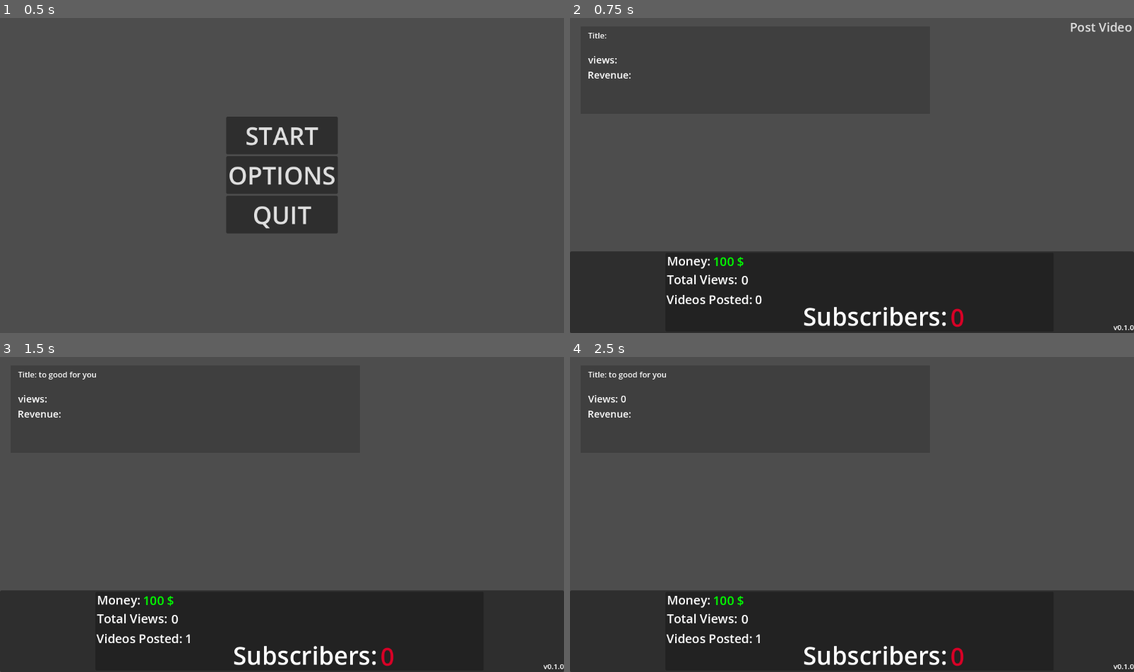
Above: before the commit, frames 1-4 (two rows, left to right).
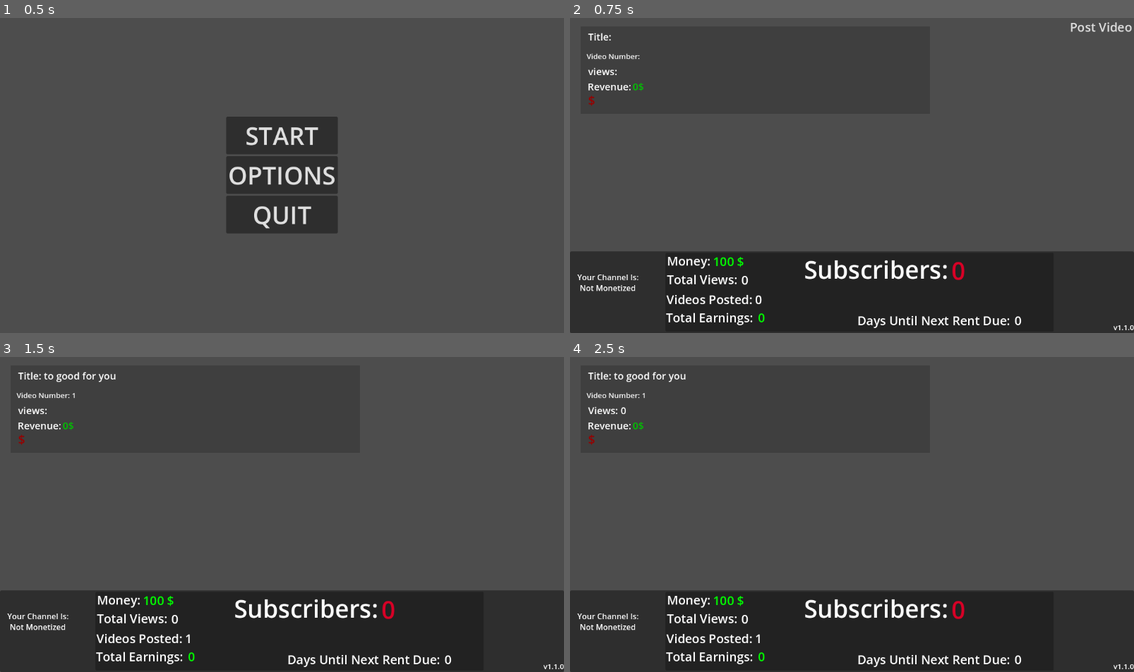
Above: after the commit, the same moments.

Repository: SanderCBraathen/youtube_game
Game: Godot game, scene res://main_menu.tscn
The game is run twice, just before and just after one commit, with the same random seed, the same clock (stepped at 60 frames per second) and the same inputs.
Inputs:
- Up to frame 1 (0.5 s): no input
- Up to frame 2 (0.75 s): click "START" at 0.5 s
- Up to frame 3 (1.5 s): click "Post Video" at 1.25 s
- Up to frame 4 (2.5 s): tap Enter at 2 s

Frame 1 is identical in both runs. In frame 2, 2.5% of the frame differs, in the area x 1-98%, y 4-100%; in frame 3, 2.7%; in frame 4, 2.7%.
Error before the commit: Attempt to call function 'add_theme_color_override' in base 'null instance' on a null instance. (res://video.gd:29)

Commit message:
Update main.tscn

Diff:
--- a/main.tscn
+++ b/main.tscn
@@ -1,8 +1,10 @@
-[gd_scene load_steps=6 format=3 uid="uid://bo8xg3fvjige1"]
+[gd_scene load_steps=8 format=3 uid="uid://bo8xg3fvjige1"]
 
 [ext_resource type="Script" path="res://post_video.gd" id="1_3qxjh"]
 [ext_resource type="Script" path="res://InterfaceManager.gd" id="1_st65m"]
 [ext_resource type="Script" path="res://video.gd" id="2_6jo0x"]
+[ext_resource type="Script" path="res://Monetize_button.gd" id="3_3s4ni"]
+[ext_resource type="PackedScene" uid="uid://bcvwm6lws0brh" path="res://rent.tscn" id="5_mbv4t"]
 
 [sub_resource type="RectangleShape2D" id="4"]
 size = Vector2(1160.5, 179)
@@ -98,10 +100,10 @@
 
 [node name="Subs" type="Label" parent="CanvasLayer/Control/Control"]
 layout_mode = 2
-offset_left = 471.0
-offset_top = 24.0
-offset_right = 900.0
-offset_bottom = 93.0
+offset_left = 473.0
+offset_top = -72.0
+offset_right = 902.0
+offset_bottom = -3.0
 theme_override_font_sizes/font_size = 50
 text = "Subscribers:"
 
@@ -160,6 +162,74 @@
 theme_override_font_sizes/font_size = 25
 text = "0"
 
+[node name="earnings" type="Label" parent="CanvasLayer/Control/Control"]
+layout_mode = 1
+anchors_preset = 15
+anchor_right = 1.0
+anchor_bottom = 1.0
+offset_left = 192.0
+offset_top = 44.0
+offset_right = 195.0
+offset_bottom = -5.0
+grow_horizontal = 2
+grow_vertical = 2
+theme_override_font_sizes/font_size = 25
+text = "Total Earnings: "
+
+[node name="earningamount" type="Label" parent="CanvasLayer/Control/Control/earnings"]
+layout_mode = 0
+offset_left = 188.0
+offset_right = 266.0
+offset_bottom = 35.0
+theme_override_colors/font_color = Color(0, 1, 0, 1)
+theme_override_font_sizes/font_size = 25
+text = "0"
+
+[node name="daycount" type="Label" parent="CanvasLayer/Control/Control"]
+layout_mode = 1
+anchors_preset = 15
+anchor_right = 1.0
+anchor_bottom = 1.0
+offset_left = 582.0
+offset_top = 50.0
+offset_right = 723.0
+offset_bottom = 1.0
+grow_horizontal = 2
+grow_vertical = 2
+theme_override_font_sizes/font_size = 25
+text = "Days Until Next Rent Due: "
+
+[node name="dayamount" type="Label" parent="CanvasLayer/Control/Control/daycount"]
+layout_mode = 0
+offset_left = 321.0
+offset_right = 399.0
+offset_bottom = 35.0
+theme_override_font_sizes/font_size = 25
+text = "0"
+
+[node name="Monetize" type="Button" parent="CanvasLayer/Control"]
+layout_mode = 0
+offset_left = 10.0
+offset_top = -58.0
+offset_right = 90.0
+offset_bottom = -27.0
+text = "Monetize"
+script = ExtResource("3_3s4ni")
+
+[node name="channelmon" type="Label" parent="CanvasLayer"]
+offset_left = 15.0
+offset_top = 522.0
+offset_right = 141.0
+offset_bottom = 545.0
+text = "Your Channel Is:"
+
+[node name="monetizestatus" type="Label" parent="CanvasLayer"]
+offset_left = 20.0
+offset_top = 544.0
+offset_right = 135.0
+offset_bottom = 567.0
+text = "Not Monetized"
+
 [node name="Version" type="Label" parent="CanvasLayer"]
 anchors_preset = 3
 anchor_left = 1.0
@@ -171,7 +241,7 @@
 grow_horizontal = 0
 grow_vertical = 0
 theme_override_font_sizes/font_size = 15
-text = "v0.1.0
+text = "v1.1.0
 "
 metadata/_edit_use_anchors_ = true
 
@@ -190,27 +260,67 @@
 offset_top = 6.0
 offset_right = 180.0
 offset_bottom = 29.0
+theme_override_font_sizes/font_size = 20
 text = "title"
 
 [node name="views" type="Label" parent="video"]
 offset_left = 14.0
-offset_top = 53.0
+offset_top = 77.0
 offset_right = 74.0
-offset_bottom = 81.0
+offset_bottom = 105.0
 theme_override_font_sizes/font_size = 20
 text = "views:"
 
 [node name="revenue" type="Label" parent="video"]
 offset_left = 13.0
-offset_top = 84.0
+offset_top = 108.0
 offset_right = 102.0
-offset_bottom = 112.0
+offset_bottom = 136.0
 theme_override_font_sizes/font_size = 20
 text = "Revenue:"
+
+[node name="revenueamount" type="Label" parent="video/revenue"]
+modulate = Color(0, 0.772549, 0, 1)
+layout_mode = 0
+offset_left = 92.0
+offset_right = 181.0
+offset_bottom = 28.0
+theme_override_font_sizes/font_size = 20
+text = "0$"
+
+[node name="vidamount" type="Label" parent="video"]
+offset_left = 11.0
+offset_top = 49.0
+offset_right = 166.0
+offset_bottom = 77.0
+theme_override_font_sizes/font_size = 15
+text = "Video Number: "
+
+[node name="monetize" type="Label" parent="video"]
+offset_left = 14.0
+offset_top = 133.0
+offset_right = 54.0
+offset_bottom = 168.0
+theme_override_font_sizes/font_size = 25
+text = "$"
+
+[node name="rent" parent="." instance=ExtResource("5_mbv4t")]
+position = Vector2(332, 215)
 
 [connection signal="pressed" from="CanvasLayer/post_video" to="CanvasLayer/post_video" method="_on_pressed"]
 [connection signal="pressed" from="CanvasLayer/post_video" to="CanvasLayer/Control" method="_on_post_video_pressed"]
 [connection signal="pressed" from="CanvasLayer/post_video" to="video" method="_on_post_video_pressed"]
+[connection signal="able_to_monetize" from="CanvasLayer/Control" to="CanvasLayer/Control/Monetize" method="_on_control_able_to_monetize"]
+[connection signal="over_1000_subs" from="CanvasLayer/Control" to="video" method="_on_control_over_1000_subs"]
+[connection signal="rentdue" from="CanvasLayer/Control" to="CanvasLayer/post_video" method="_on_control_rentdue"]
+[connection signal="rentdue" from="CanvasLayer/Control" to="rent" method="_on_control_rentdue"]
 [connection signal="area_entered" from="CanvasLayer/Control/Area2D" to="CanvasLayer/Control" method="_on_Area2D_area_entered"]
 [connection signal="area_exited" from="CanvasLayer/Control/Area2D" to="CanvasLayer/Control" method="_on_Area2D_area_exited"]
+[connection signal="pressed" from="CanvasLayer/Control/Monetize" to="CanvasLayer/Control" method="_on_monetize_pressed"]
+[connection signal="pressed" from="CanvasLayer/Control/Monetize" to="video" method="_on_monetize_pressed"]
+[connection signal="earnings" from="video" to="CanvasLayer/Control" method="_on_video_earnings"]
+[connection signal="random_sub_amount" from="video" to="CanvasLayer/Control" method="_on_video_random_sub_amount"]
 [connection signal="vid_posted" from="video" to="CanvasLayer/post_video" method="_on_video_vid_posted"]
+[connection signal="view_amount" from="video" to="CanvasLayer/Control" method="_on_video_view_amount"]
+[connection signal="rentpay" from="rent" to="CanvasLayer/post_video" method="_on_rent_rentpay"]
+[connection signal="rentpay" from="rent" to="CanvasLayer/Control" method="_on_rent_rentpay"]
